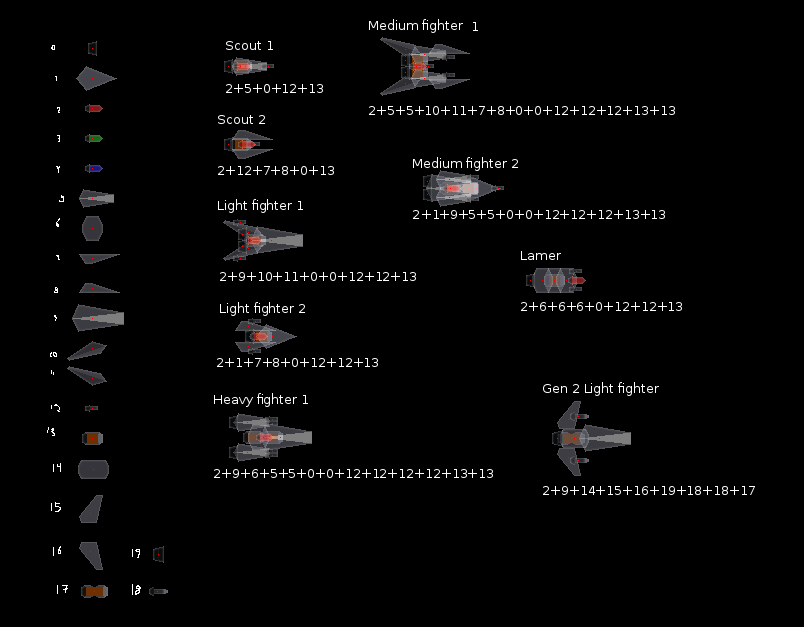
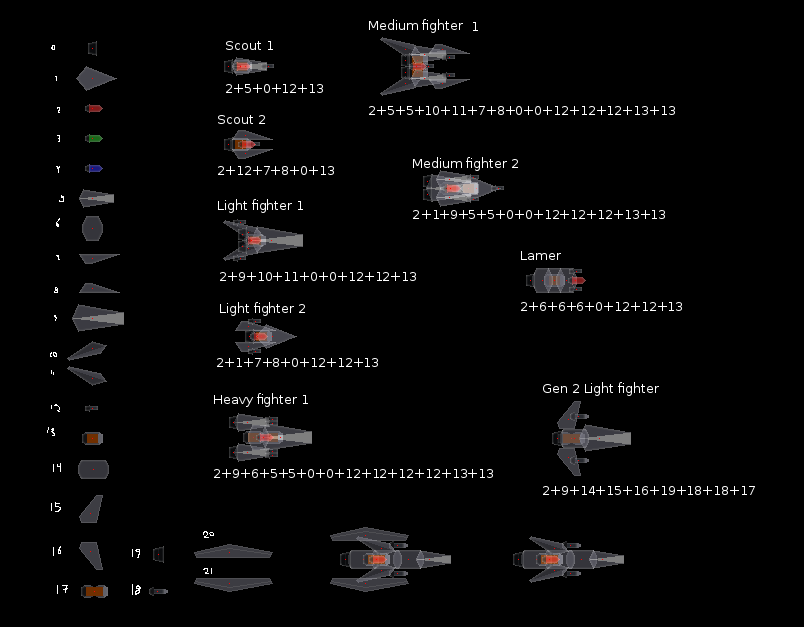
The second 804×627 image is a revision of the first. Changes to its layers:
painted on "Layer" over [194, 527, 624, 592]
